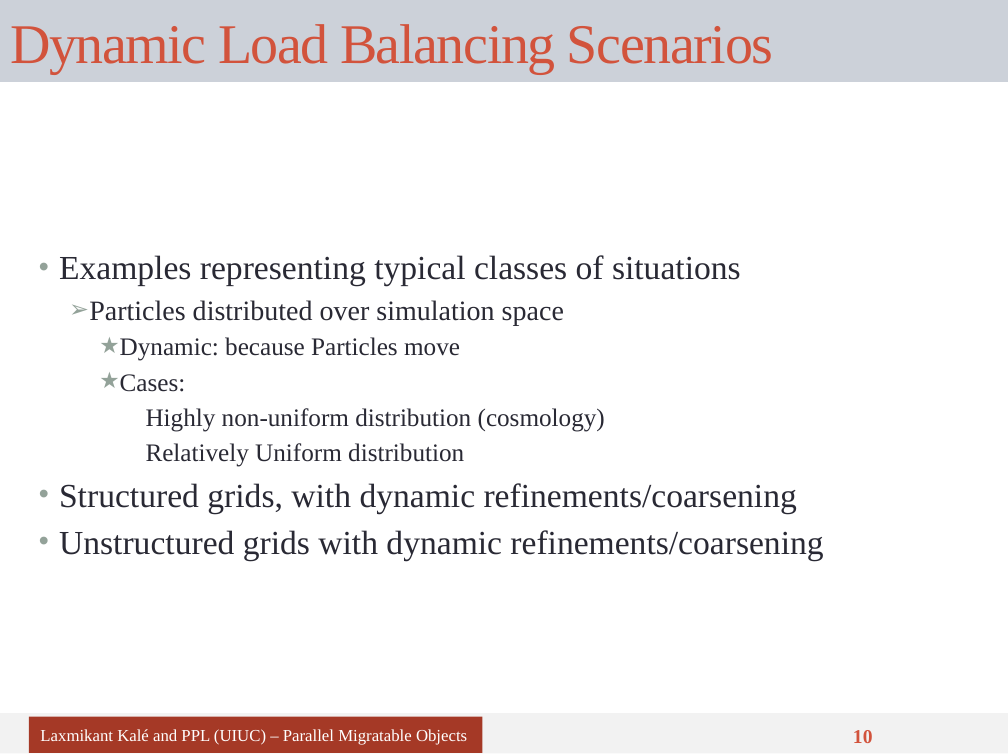
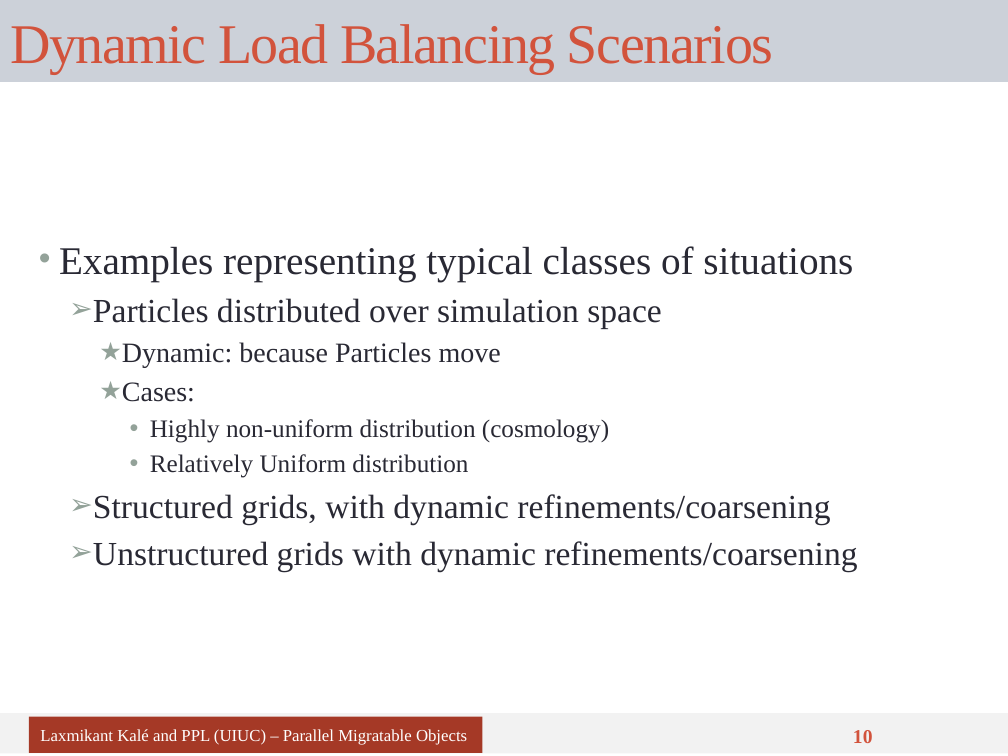
Before and after one commit to UIUC-PPL/charm_tutorial, a slide deck: slide 10 of tutorial-10-load_balancing.pptx. Drawn at 1008x756 pixels with LibreOffice and Linux fonts; fonts in the diff are those of the drawing. Boxes give left, top, right and bottom in pixels: in the first picture for what was removed or moved away, otherwise in the second. Text is boxed around its words. In the diff, an @@ line names an element or a change of style, - is before the commit and + after.

```diff
--- a/tutorial-10-load_balancing.pptx
+++ b/tutorial-10-load_balancing.pptx
@@ text "Examples representing typical classes of ..." at <box>59,246,857,571</box>: size 24 to 28 pt in "Examples representing typical classes of situations"; size 20 to 24 pt in "Particles distributed over simulation space"; size 18 to 20 pt in "Dynamic: because Particles move", "Cases:"; bullet none to •; list level 3 to 4 in "Highly non-uniform distribution (cosmology)"; list level 3 to 4 in "Relatively Uniform distribution"; bullet • to ➢; list level 1 to 2 in "Structured grids, with dynamic refinements/coarsening"; list level 1 to 2 in "Unstructured grids with dynamic refinements/coarsening" @@
```
Also in this commit, not shown: 3 other slides changed.
